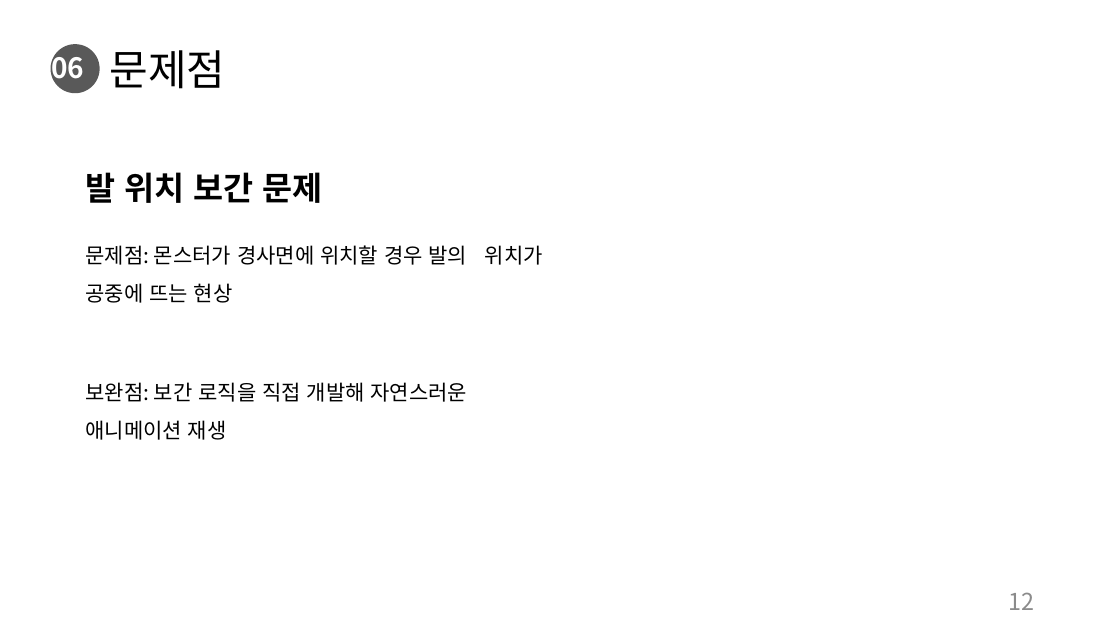
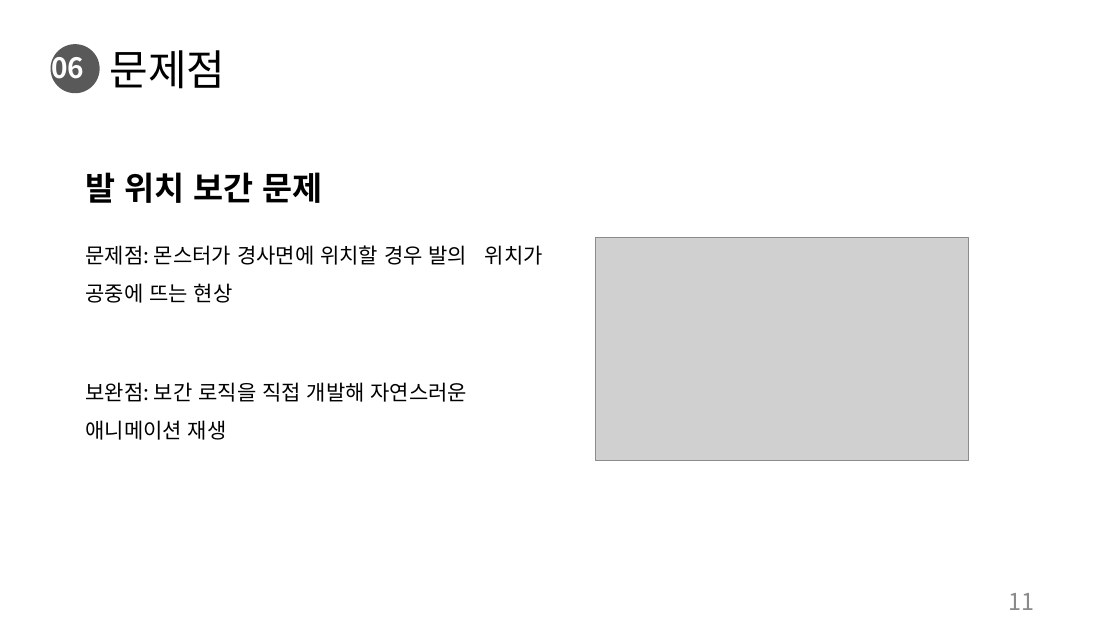
Before and after one commit to charobe/HDB, a slide deck: slide 11 of 조영욱/기획서/종설1/하자드바이오_조영욱_이현수_정진봉.pptx (slide 12 before the commit). Drawn at 1120x630 pixels with LibreOffice and Linux fonts; fonts in the diff are those of the drawing; grey boxes stand for pictures. Boxes give left, top, right and bottom in pixels: in the first picture for what was removed or moved away, otherwise in the second. Text is boxed around its words. In the diff, an @@ line names an element or a change of style, - is before the commit and + after.

```diff
--- a/조영욱/기획서/종설1/하자드바이오_조영욱_이현수_정진봉.pptx
+++ b/조영욱/기획서/종설1/하자드바이오_조영욱_이현수_정진봉.pptx
@@ picture added at [595, 238, 969, 461] @@
@@ page number at [1009, 593, 1035, 610]: text changed @@
-12
+11
```
Also in this commit, not shown: 4 other slides changed, 1 slide removed, 1 other file.
